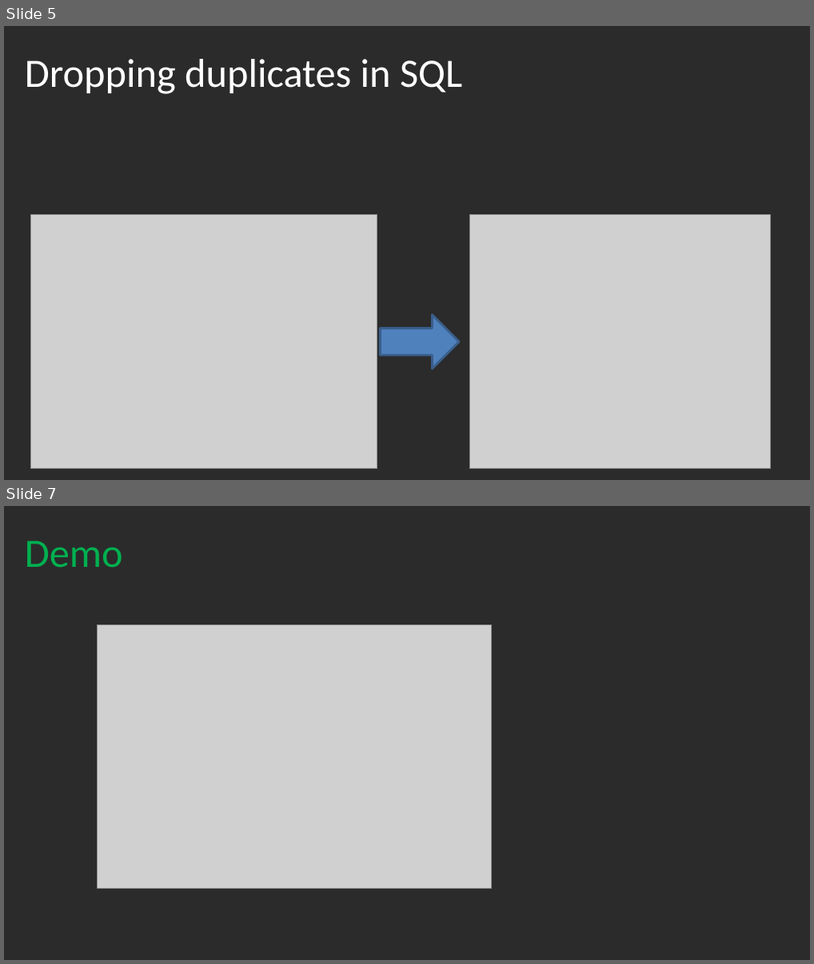
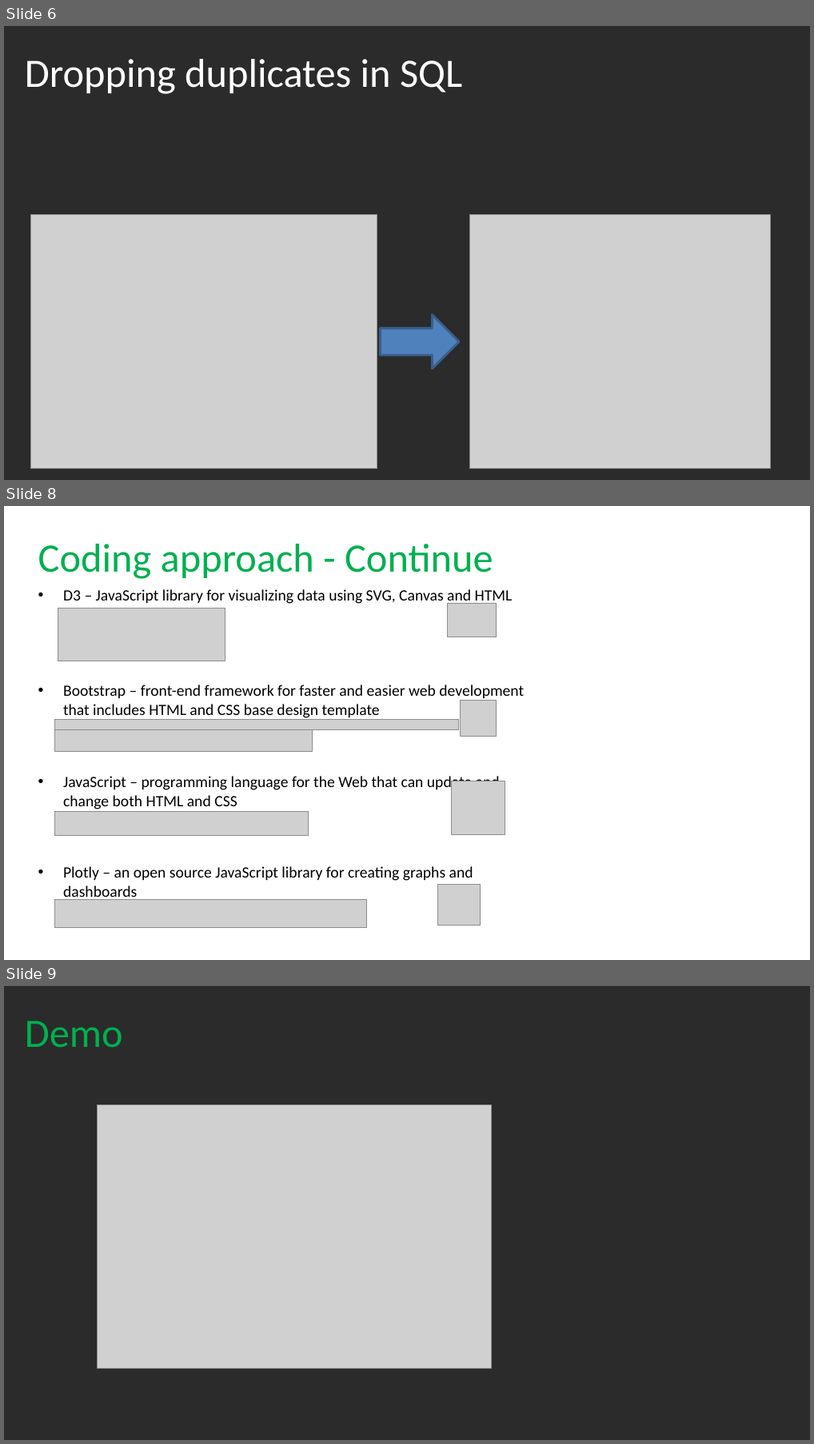
Before and after one commit to Randy0601/Soccer-Analysis, a slide deck: Presentation.pptx. Shown one above the other, each under a label of ours: slides 5 and 7 before the commit, slides 6, 8 and 9 after it; the slides between them are not shown. The pictures are 814x964 and 814x1444 pixels, drawn with LibreOffice and Linux fonts; fonts in the diff are those of the drawing; grey boxes stand for pictures; background and template pictures are left out; a plain dark background stands for a picture behind light text. Boxes give left, top, right and bottom in pixels: in the first picture for what was removed or moved away, otherwise in the second. Text is boxed around its words. In the diff, an @@ line names an element or a change of style, - is before the commit and + after.

Commit message:
updated powerpoint

```diff
--- a/Presentation.pptx
+++ b/Presentation.pptx
@@ slide 8 added at [4, 506, 810, 960], background picture (left out) @@
@@ title added at [38, 544, 493, 579], 36 pt, text #00B050 @@
+Coding approach - Continue
@@ text added at [63, 589, 513, 605], 14 pt, text #000000 @@
+• D3 – JavaScript library for visualizing data using SVG, Canvas and HTML
@@ picture added at [58, 608, 225, 661] @@
@@ picture added at [447, 604, 497, 637] @@
@@ group added at [55, 684, 524, 751]: 3 pictures, 1 text @@
+• Bootstrap – front-end framework for faster and easier web development that includes HTML and CSS base design template
@@ text added at [63, 774, 500, 809], 14 pt, text #000000 @@
+• JavaScript – programming language for the Web that can update and change both HTML and CSS
@@ picture added at [451, 781, 505, 834] @@
@@ picture added at [55, 811, 308, 835] @@
@@ text added at [63, 866, 474, 901], 14 pt, text #000000 @@
+• Plotly – an open source JavaScript library for creating graphs and dashboards
@@ picture added at [438, 884, 482, 925] @@
@@ picture added at [55, 900, 366, 927] @@
@@ what was slide 5 is now slide 6 @@
@@ what was slide 7 is now slide 9 @@
```
Also in this commit, not shown: 2 other slides added, 1 slide removed.
